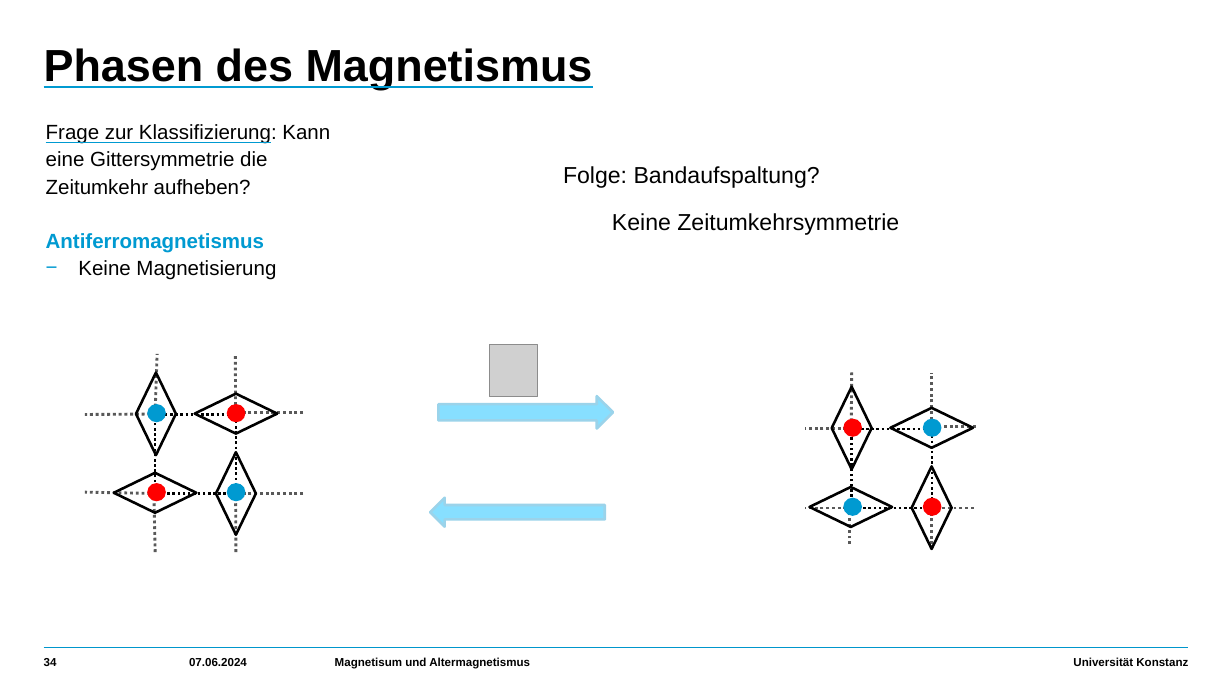
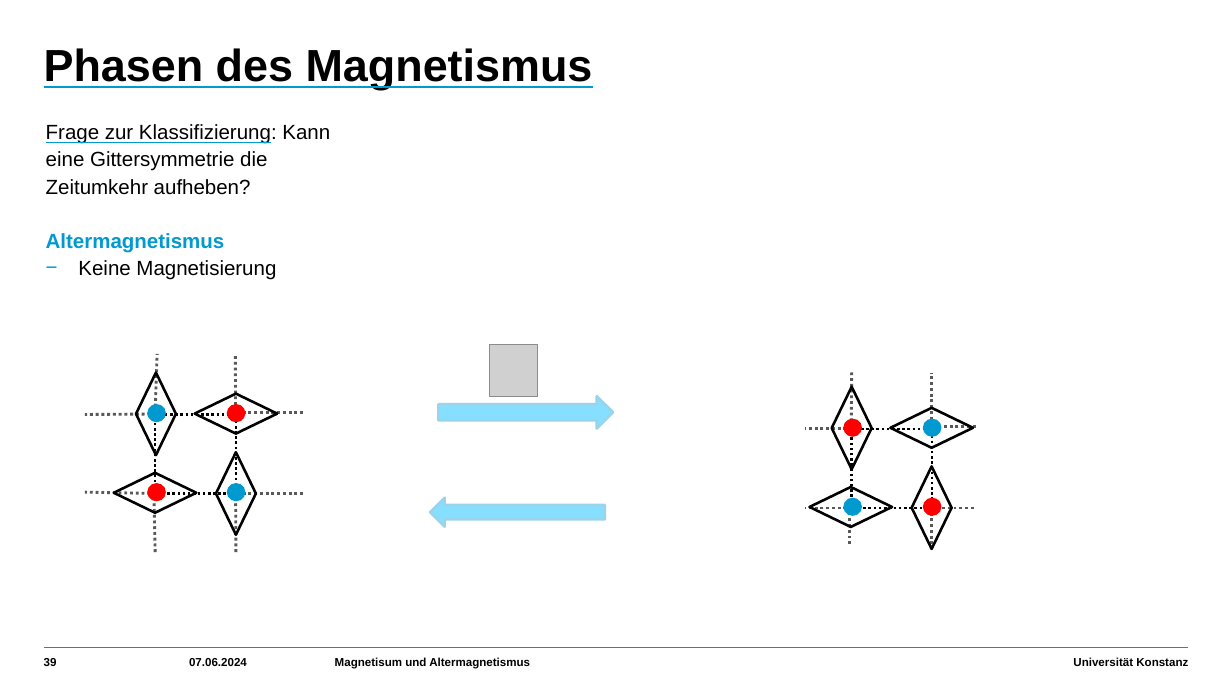
Before and after one commit to HolykingJulex/EstimateSeminar, a slide deck: slide 39 of Vortrag.pptx (slide 34 before the commit). Drawn at 1232x693 pixels with LibreOffice and Linux fonts; fonts in the diff are those of the drawing; grey boxes stand for pictures. Boxes give left, top, right and bottom in pixels: in the first picture for what was removed or moved away, otherwise in the second. Text is boxed around its words. In the diff, an @@ line names an element or a change of style, - is before the commit and + after.

```diff
--- a/Vortrag.pptx
+++ b/Vortrag.pptx
@@ text removed at (563, 166, 820, 188) @@
-Folge: Bandaufspaltung?
@@ text at (46, 233, 225, 253): text changed @@
-Antiferromagnetismus
+Altermagnetismus
@@ text removed at (612, 213, 899, 235) @@
-    Keine Zeitumkehrsymmetrie
@@ page number at (44, 658, 57, 666): text changed @@
-34
+39
```
Also in this commit, not shown: 10 other slides changed, 7 slides added, 1 other file.
